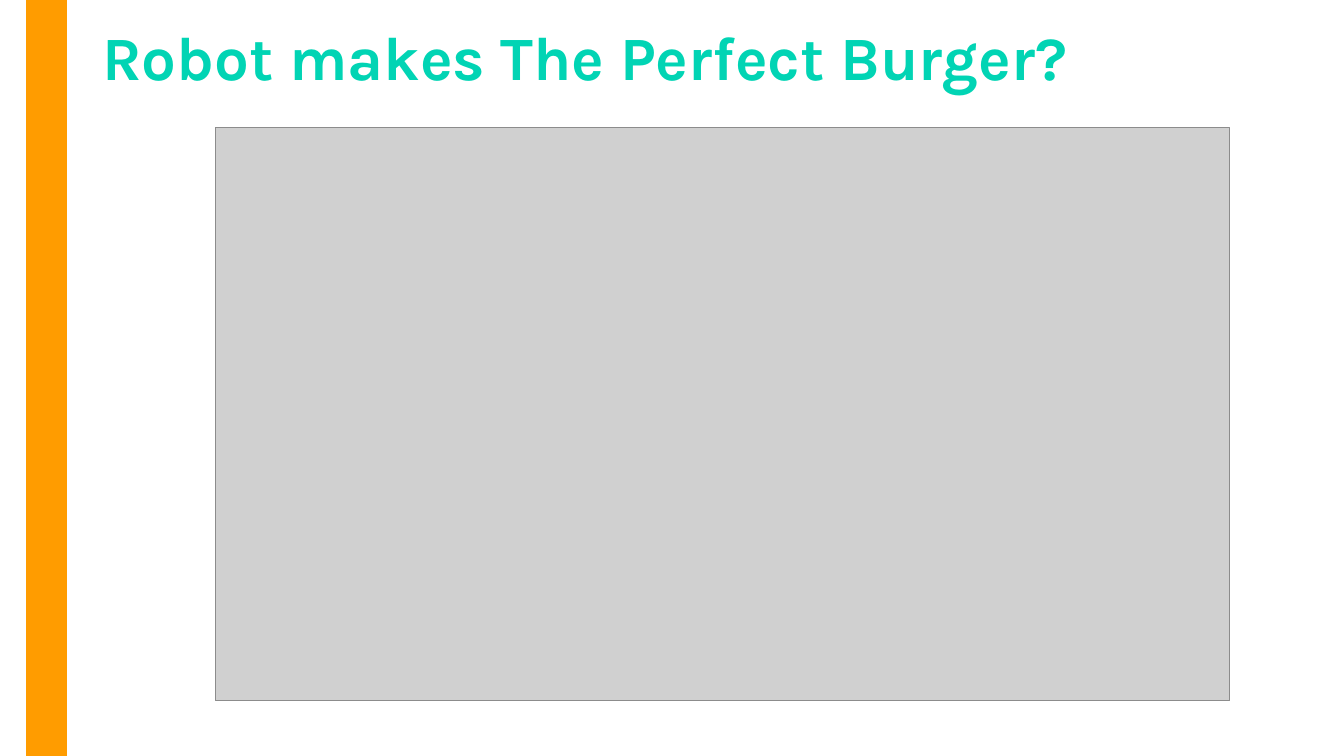
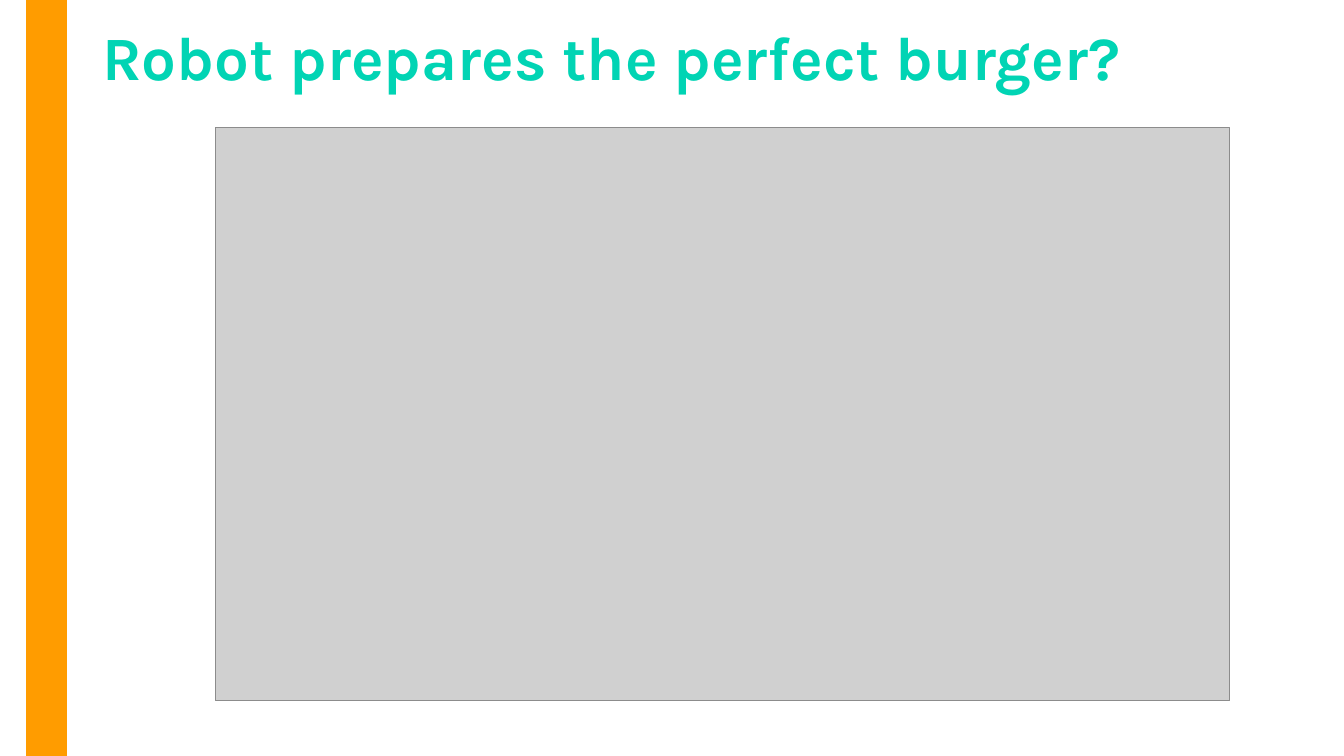
Before and after one commit to OMardil/CS1_2023_EN, a slide deck: slide 6 of MOD03-Algorithms/01 Presentacion/MOD3-Algoritmos_y_Diagramas.pptx. Drawn at 1344x756 pixels with LibreOffice and Linux fonts; fonts in the diff are those of the drawing; grey boxes stand for pictures. Boxes give left, top, right and bottom in pixels: in the first picture for what was removed or moved away, otherwise in the second. Text is boxed around its words. In the diff, an @@ line names an element or a change of style, - is before the commit and + after.

```diff
--- a/MOD03-Algorithms/01 Presentacion/MOD3-Algoritmos_y_Diagramas.pptx
+++ b/MOD03-Algorithms/01 Presentacion/MOD3-Algoritmos_y_Diagramas.pptx
@@ text at (x1=102, y1=37, x2=1121, y2=95): text changed @@
-Robot makes The Perfect Burger?
+Robot prepares the perfect burger?
```
Also in this commit, not shown: 3 other slides changed, 8 other files.
